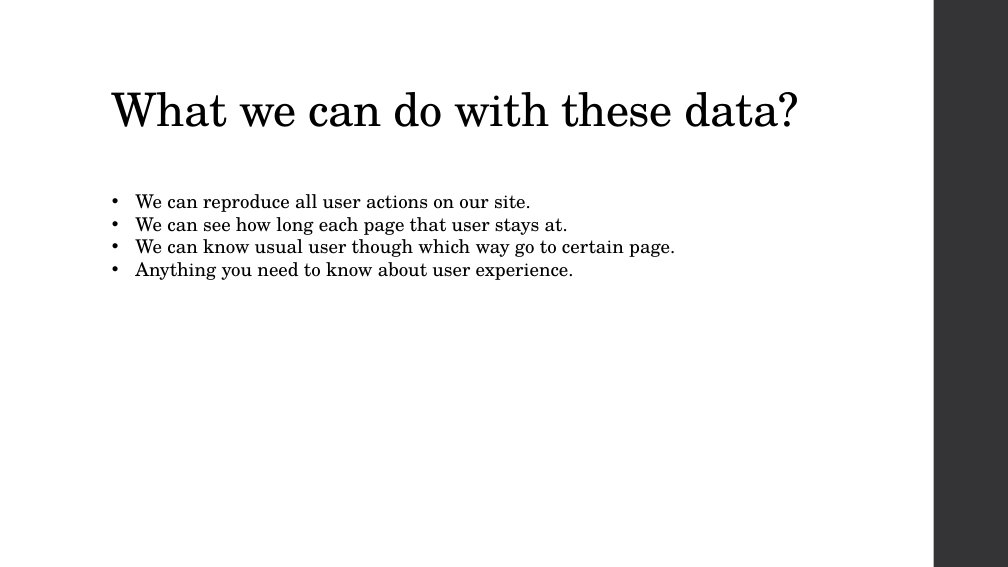
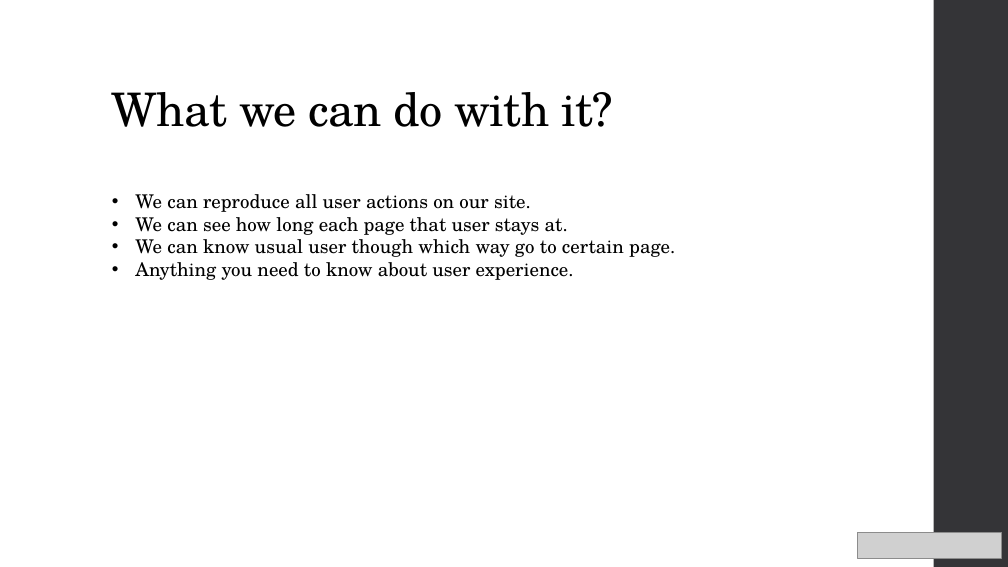
Before and after one commit to yemol/UserBehaviorCollection, a slide deck: slide 9 of PPT/What are them doing.pptx (slide 8 before the commit). Drawn at 1008x567 pixels with LibreOffice and Linux fonts; fonts in the diff are those of the drawing; grey boxes stand for pictures. Boxes give left, top, right and bottom in pixels: in the first picture for what was removed or moved away, otherwise in the second. Text is boxed around its words. In the diff, an @@ line names an element or a change of style, - is before the commit and + after.

Commit message:
update PPT

```diff
--- a/PPT/What are them doing.pptx
+++ b/PPT/What are them doing.pptx
@@ title at (112,92,613,127): text changed @@
-What we can do with these data?
+What we can do with it?
@@ picture added at (858,532,1001,558) @@
```
Also in this commit, not shown: 9 other slides changed, 1 slide added.
